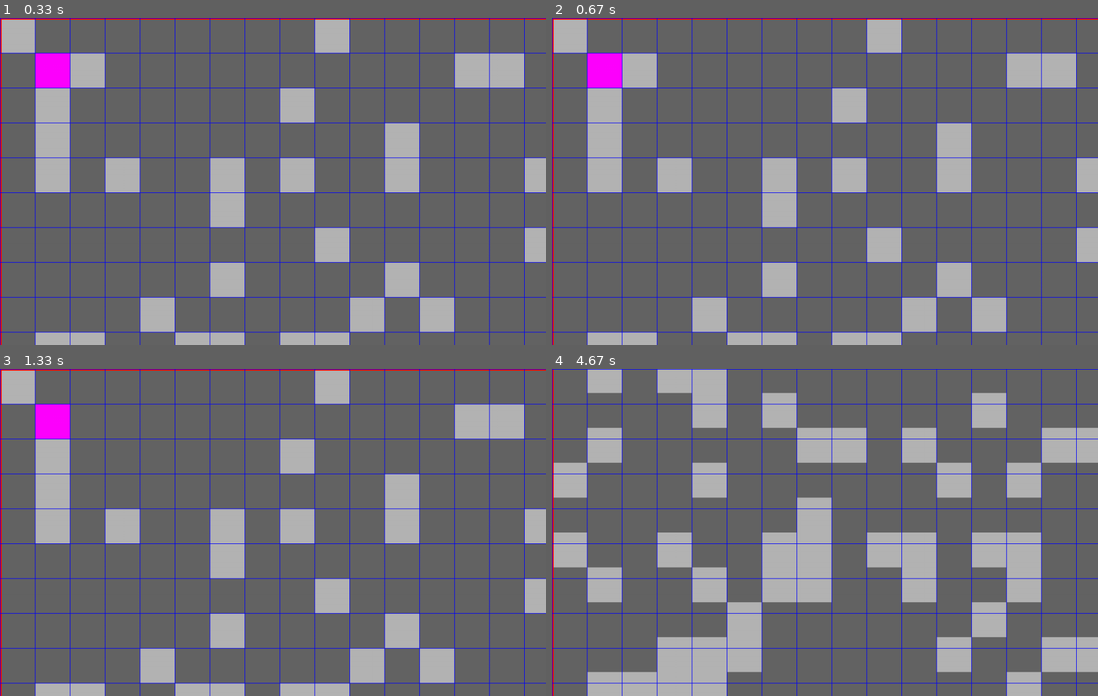
Above: before the commit, frames 1-4 (two rows, left to right).
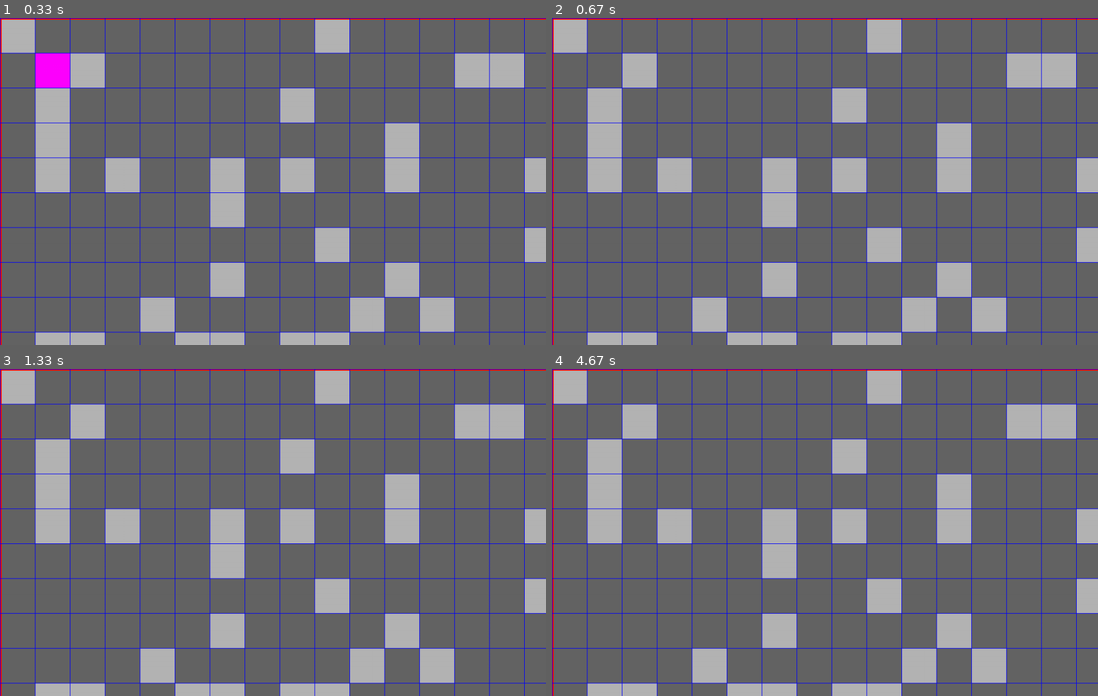
Above: after the commit, the same moments.

Repository: ravenstudios/pygame_scrolling_map
Game: pygame game, started from main.py
Same seed, same stepped clock (60 frames per second), same inputs: the game is played once before the commit and once after it.
Inputs:
- Up to frame 1 (0.33 s): no input
- Up to frame 2 (0.67 s): hold Z from 0.33 s (still down); hold Right from 0.33 s (still down)
- Up to frame 3 (1.33 s): release Z at 0.8 s; release Right at 0.8 s; tap Space at 0.83 s
- Up to frame 4 (4.67 s): hold Left 2.67-3.2 s; tap Z at 3.57 s

Frame 1 is identical in both runs. In frame 2, 0.7% of the frame differs, in the area x 6-13%, y 10-22%; in frame 3, 1.4%; in frame 4, 36%, in the area x 0-100%, y 0-100%.

Commit message:
added jet pack jummping

Diff:
--- a/player.py
+++ b/player.py
@@ -10,8 +10,10 @@
         super().__init__(self.x, self.y)
 
         self.speed = BLOCK_SIZE // 8
-        self.grav = BLOCK_SIZE // 8
+        self.grav = 0.3
+        self.jump_vel = -0.9
         self.dir = "right"
+        self.y_vel = 0.1
 
 
 
@@ -28,14 +30,20 @@
 
 
     def falling(self, all_group):
-        self.rect = self.rect.move(0, self.grav)
+
+        # if self.y_vel > 0:
+        self.y_vel += self.grav
+
+
+        self.rect = self.rect.move(0, self.y_vel)
         # # gets all sprites that it collided with
         hits = pygame.sprite.spritecollide(self, all_group, False)
         # # if we did hit anything move back to make sure were not stuck
         if hits:
 
-            self.rect = self.rect.move(0, -self.grav)
-            y_snap = self.rect.y / BLOCK_SIZE * BLOCK_SIZE
+            # self.rect = self.rect.move(0, -self.grav)
+            self.y_vel = 0
+            y_snap = self.rect.y // BLOCK_SIZE * BLOCK_SIZE
             self.rect.y = y_snap
 
     def input(self, all_group):
@@ -118,15 +126,12 @@
             #     if self.rect.center[1] > h.rect.bottom and self.rect.top < h.rect.bottom:
             #         self.rect = self.rect.move(0, self.speed)
 
-        # SPACE / SET Bomb
-        # if (keys[pygame.K_SPACE]):
-        #     self.set_bomb(bombs_group)
-
-    def get_rect(self):
-        return self.get_rect
-
-
-    def set_bomb(self, bombs_group):
-        bombs_group.add(bomb.Bomb(self.rect.x, self.rect.y, self.fire_length))
-        print("bomb set ")
-        print(bombs_group)
+        #z jump
+        if (keys[pygame.K_z]):
+            self.rect = self.rect.move(0, -10)
+            self.y_vel += self.jump_vel
+            # gets all sprites that it collided with
+            hits = pygame.sprite.spritecollide(self, all_group, False)
+            # if we did hit anything move back to make sure were not stuck
+            if hits:
+                self.rect = self.rect.move(0, self.jump_vel)
